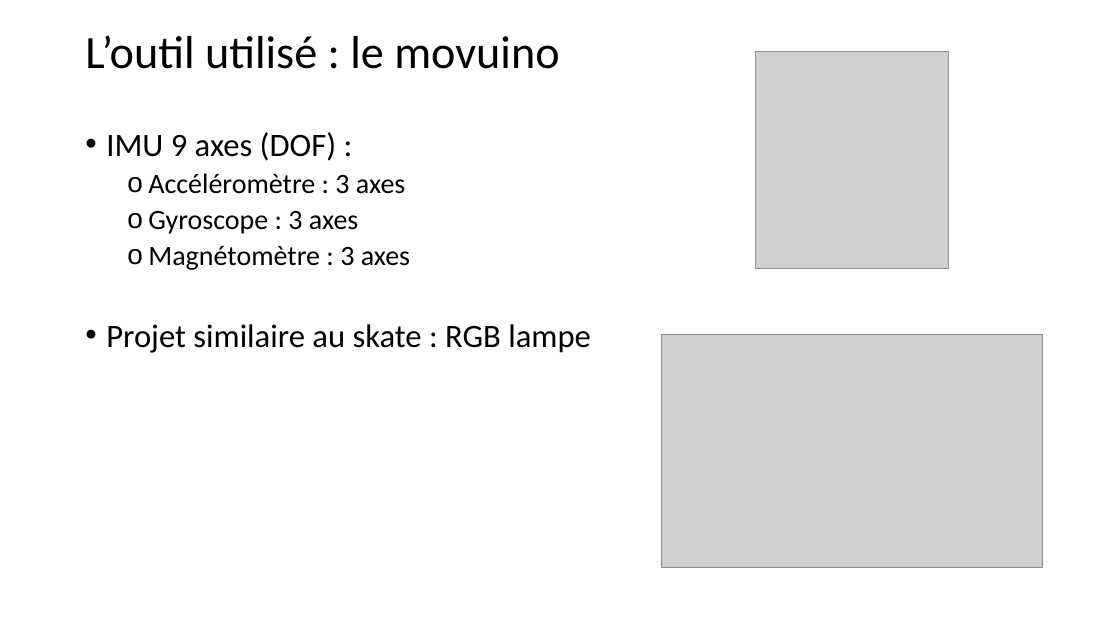
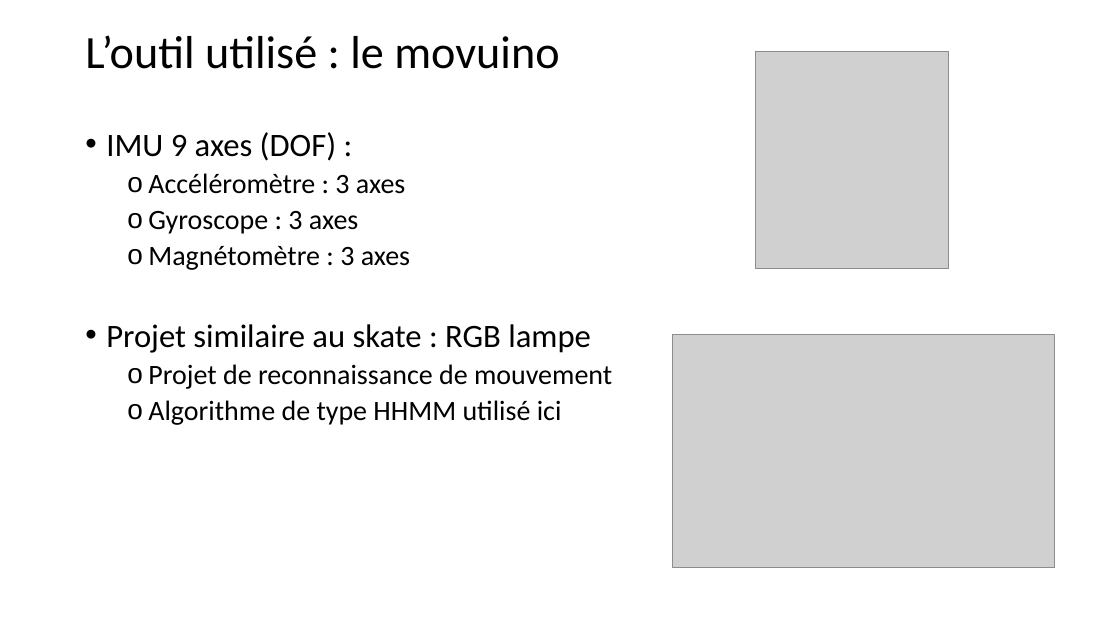
Before and after one commit to libcraps/SkateboardXXX3000, a slide deck: slide 4 of 00 - Documentation/presentation_eric/presentation_lancement_projet.pptx. Drawn at 1120x630 pixels with LibreOffice and Linux fonts; fonts in the diff are those of the drawing; grey boxes stand for pictures. Boxes give left, top, right and bottom in pixels: in the first picture for what was removed or moved away, otherwise in the second. Text is boxed around its words. In the diff, an @@ line names an element or a change of style, - is before the commit and + after.

```diff
--- a/00 - Documentation/presentation_eric/presentation_lancement_projet.pptx
+++ b/00 - Documentation/presentation_eric/presentation_lancement_projet.pptx
@@ picture: place and size @@
-picture at (662, 334, 1044, 568)
+picture at (673, 334, 1054, 568)
@@ text at (148, 364, 612, 425): paragraphs added @@
+  o Projet de reconnaissance de mouvement
+  o Algorithme de type HHMM utilisé ici
```
Also in this commit, not shown: 4 other slides changed, 7 slides added, 3 slides removed, 1 other file.
